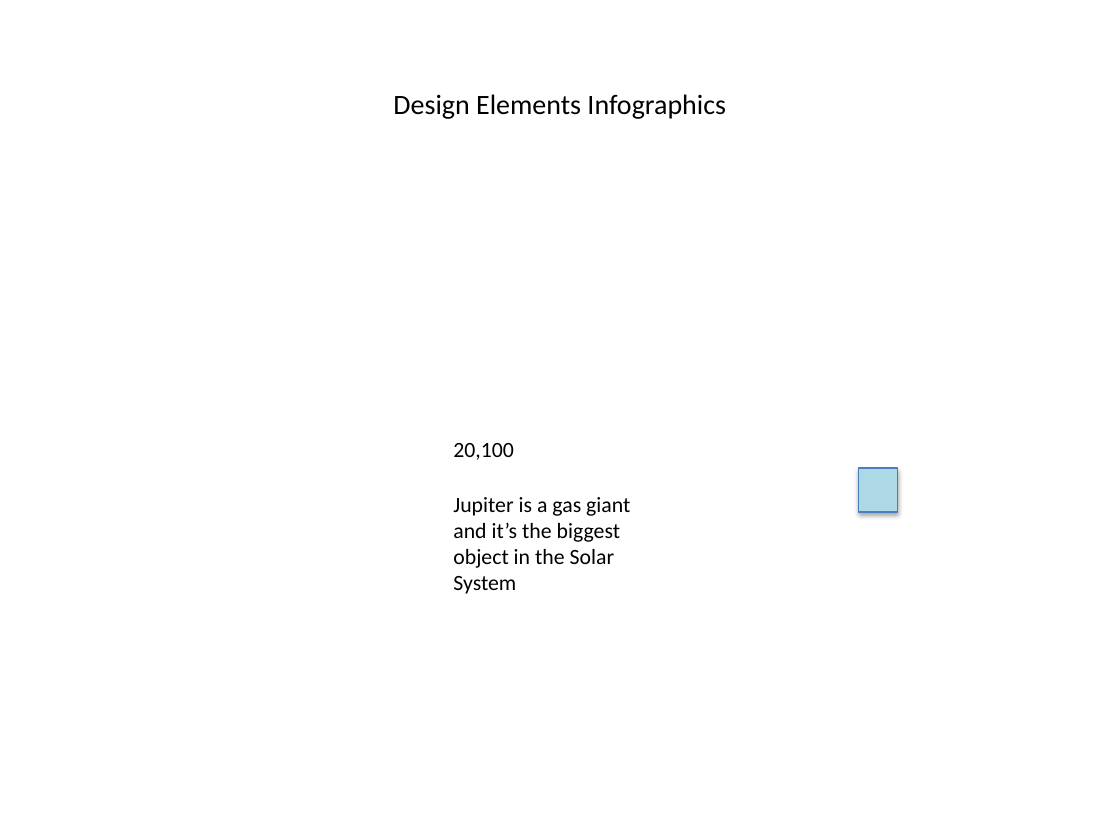
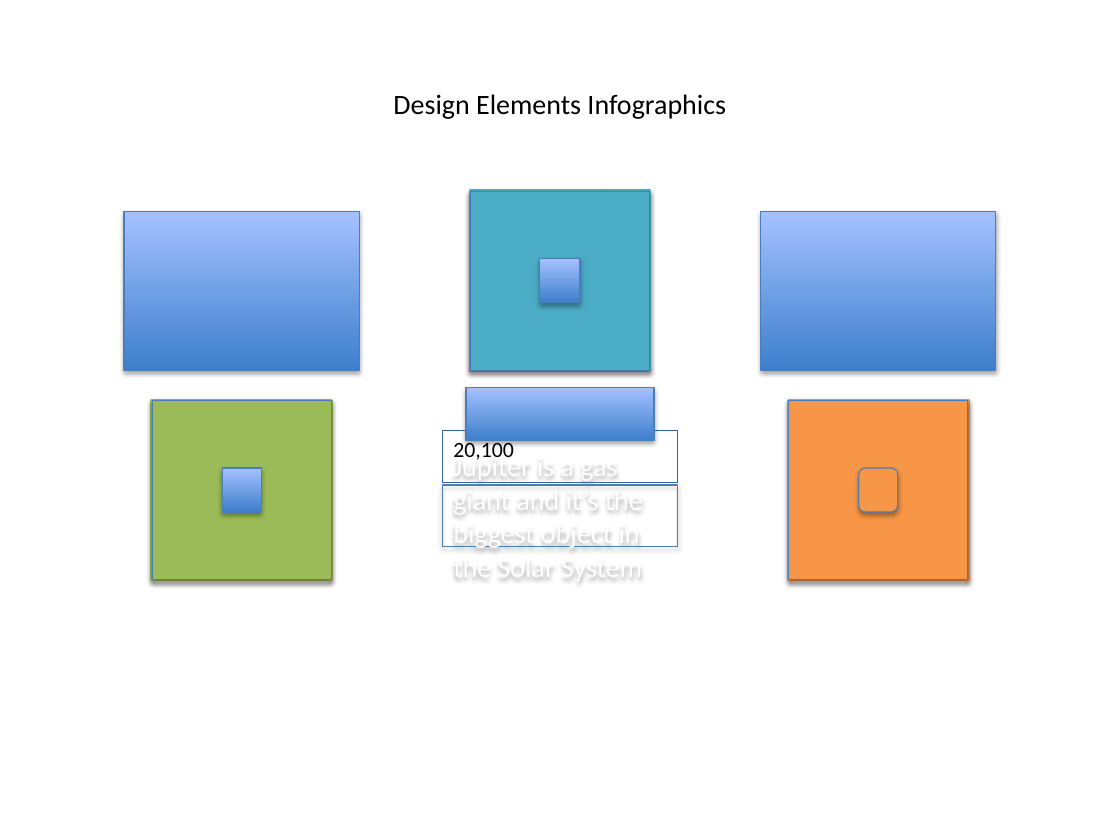
Before and after one commit to realbits-lab/naly, a slide deck: slide 29 of examples/generated_presentation.pptx. Drawn at 1120x840 pixels with LibreOffice and Linux fonts; fonts in the diff are those of the drawing. Boxes give left, top, right and bottom in pixels: in the first picture for what was removed or moved away, otherwise in the second. Text is boxed around its words. In the diff, an @@ line names an element or a change of style, - is before the commit and + after.

```diff
--- a/examples/generated_presentation.pptx
+++ b/examples/generated_presentation.pptx
@@ rectangle added at [470, 192, 650, 371], outline #4BACC6 2.25 pt @@
@@ rectangle added at [470, 192, 650, 371], fill #4BACC6 @@
@@ rectangle added at [124, 212, 360, 371], fill gradient #3F80CE to #A4C4FF, outline #4B7EBC 0.75 pt @@
@@ rectangle added at [760, 212, 996, 371], fill gradient #3F80CE to #A4C4FF, outline #4B7EBC 0.75 pt @@
@@ rectangle added at [540, 259, 580, 304], fill gradient #3F80CE to #A4C4FF, outline #4B7EBC 0.75 pt @@
@@ rectangle added at [466, 388, 654, 440], fill gradient #3F80CE to #A4C4FF, outline #4B7EBC 0.75 pt @@
@@ rectangle added at [152, 401, 332, 580], outline #9BBB59 2.25 pt @@
@@ rectangle added at [152, 401, 332, 580], fill #9BBB59 @@
@@ rectangle: place and size @@
-rectangle at [859, 468, 898, 512]
+rectangle at [788, 401, 968, 580]
@@ rectangle at [788, 401, 968, 580]: fill #ADD8E6 to none; outline #4B7EBC 0.75 pt to #F79646 2.25 pt @@
@@ rectangle added at [788, 401, 968, 580], fill #F79646 @@
@@ rectangle added at [222, 468, 261, 512], fill gradient #3F80CE to #A4C4FF, outline #4B7EBC 0.75 pt @@
@@ text "Jupiter is a gas giant ..." at [453, 453, 643, 585]: size 14 to 18 pt, text colour #000000 to #FFFFFF; vertical alignment top to middle @@
@@ rounded rectangle added at [859, 468, 898, 512], fill #F79646 @@
@@ rectangle removed at [874, 501, 884, 505] @@
@@ rounded rectangle added at [874, 501, 884, 505], fill #F79646 @@
```
Also in this commit, not shown: 31 other slides changed, 3 other files.
